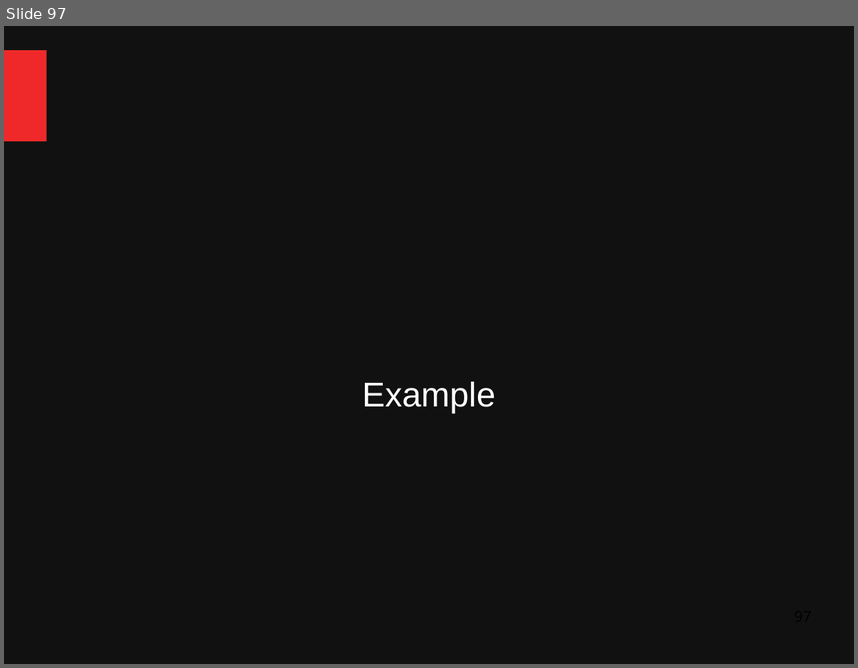
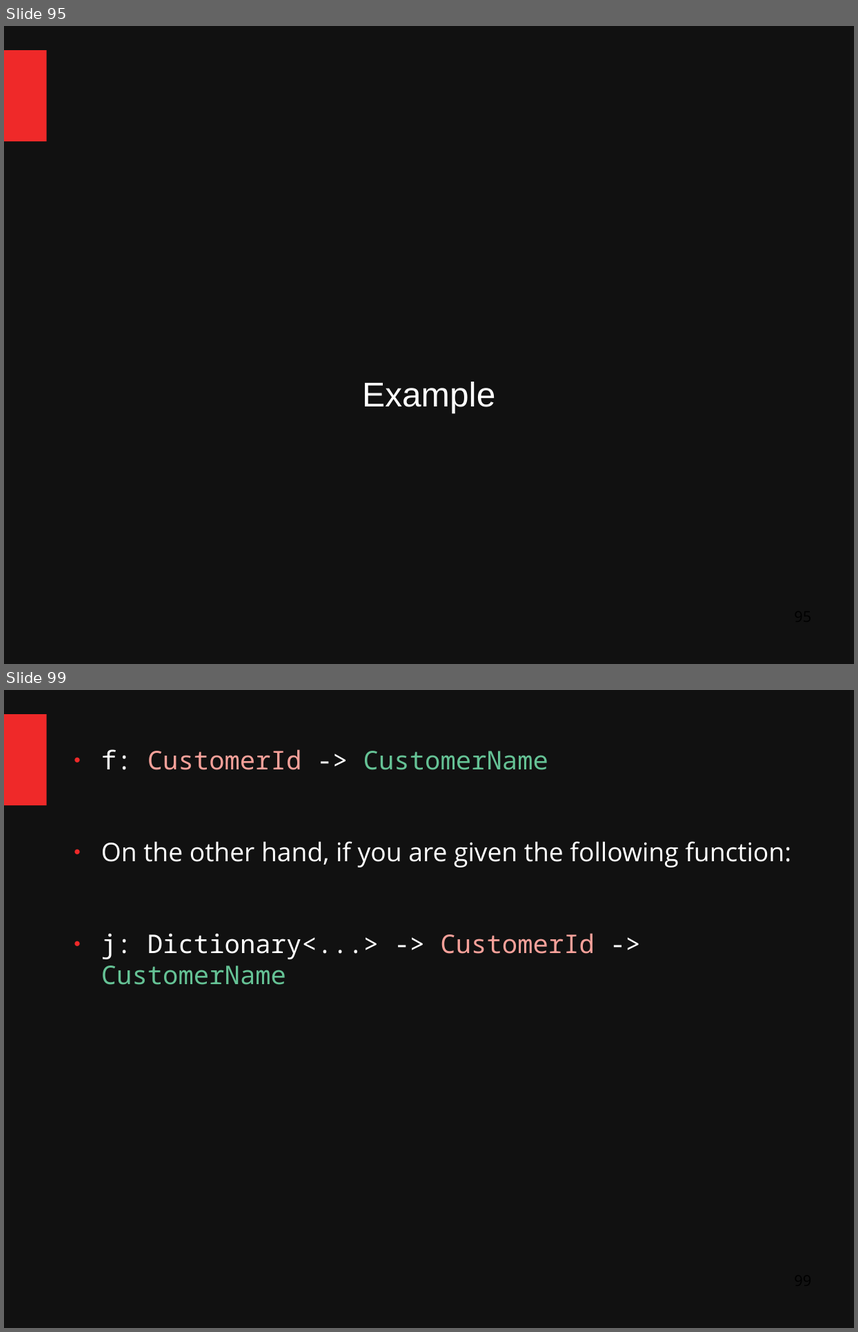
Before and after one commit to ChangHaiBin/FSharpPowerPoint, a slide deck: FSharp Talk Dark2.odp. Shown one above the other, each under a label of ours: slide 97 before the commit, slides 95 and 99 after it; the slides between them are not shown. The pictures are 858x668 and 858x1332 pixels, drawn with LibreOffice and Linux fonts; fonts in the diff are those of the drawing. Boxes give left, top, right and bottom in pixels: in the first picture for what was removed or moved away, otherwise in the second. Text is boxed around its words. In the diff, an @@ line names an element or a change of style, - is before the commit and + after.

```diff
--- a/FSharp Talk Dark2.odp
+++ b/FSharp Talk Dark2.odp
@@ slide 99 added at (x1=4, y1=690, x2=854, y2=1328), background #111111; not listed: 1 template element that a slide beside it also shows @@
@@ text added at (x1=101, y1=749, x2=791, y2=985), 24 pt, text #FFFFFF @@
+● f: CustomerId -> CustomerName
+● On the other hand, if you are given the following function:
+● j: Dictionary<...> -> CustomerId -> CustomerName
@@ what was slide 97 is now slide 95 @@
```
Also in this commit, not shown: 13 other slides added, 1 other file.
